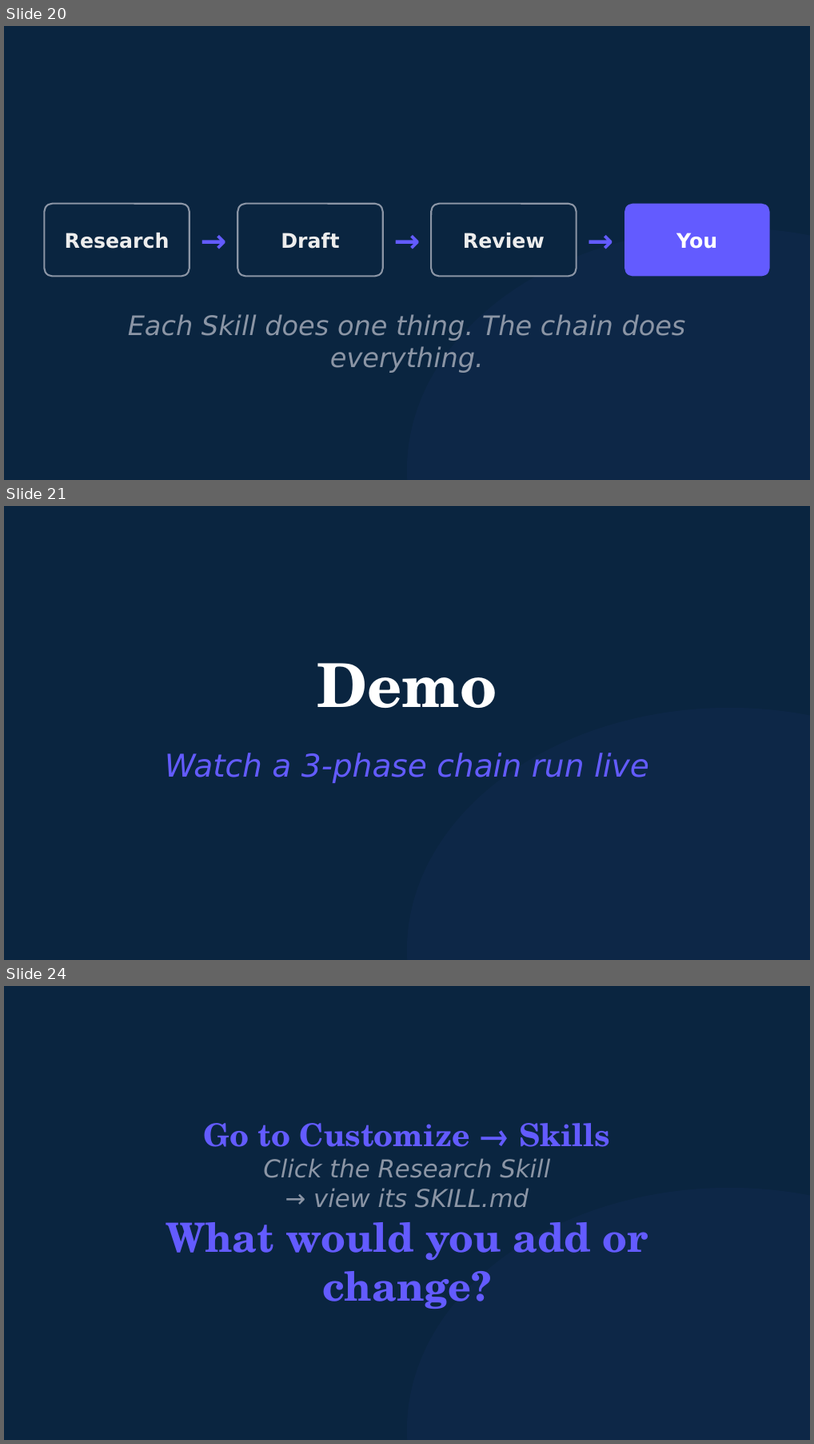
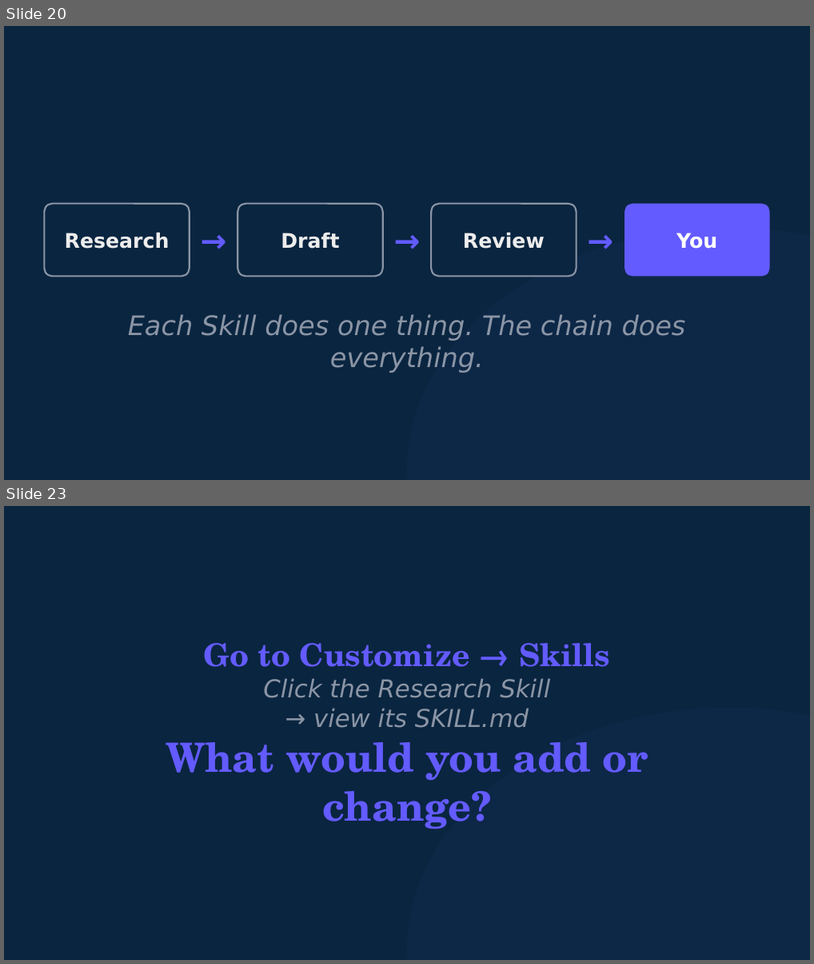
Before and after one commit to michaelengland/ai-best-practices, a slide deck: decks/workshop-2-orchestrator/workshop-2-orchestrator.pptx. Shown one above the other, each under a label of ours: slides 20, 21 and 24 before the commit, slides 20 and 23 after it; the slides between them are not shown. The pictures are 814x1444 and 814x964 pixels, drawn with LibreOffice and Linux fonts; fonts in the diff are those of the drawing. Boxes give left, top, right and bottom in pixels: in the first picture for what was removed or moved away, otherwise in the second. Text is boxed around its words. In the diff, an @@ line names an element or a change of style, - is before the commit and + after.

```diff
--- a/decks/workshop-2-orchestrator/workshop-2-orchestrator.pptx
+++ b/decks/workshop-2-orchestrator/workshop-2-orchestrator.pptx
@@ slide 21 removed at [4,506,810,960], background #0A2540 @@
@@ text removed at [317,663,497,708] @@
-Demo
@@ ellipse removed at [407,708,810,960] @@
@@ text removed at [165,752,650,783] @@
-Watch a 3-phase chain run live
@@ what was slide 24 is now slide 23 @@
```
Also in this commit, not shown: 2 slides added, 2 other slides removed, 2 other files.
